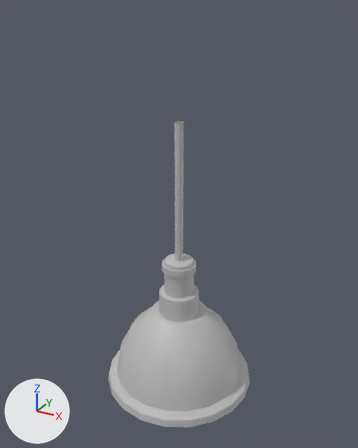
A saved change to the FBX model Assets/Art_Assets/Kitchen/SM_KitchenLight.fbx.
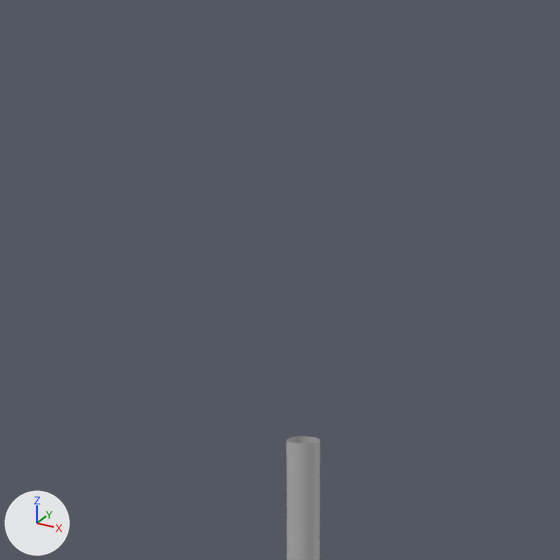
Each version is shown whole from a 50 mm lens placed at (1.66, -3.02, 0.74), pointed at (0.0, 0.0, -0.78), then close up on the part from 27% to 70% of the width and 0% to 35% of the height. The lights are fixed; the arrows at lower left show +X, +Y and +Z. Where no turn or scale is listed for an object, it has been applied to the vertices.

The older version as bpy lines, for what is in view:
```python
me_mesh = bpy.data.meshes.new('Mesh')
me_mesh.from_pydata(...)  # 501 vertices, 500 faces; spans x -0.61..0.61, y -0.61..0.61, z -2.21..0.0
me_mesh.materials.append(mat_lambert1)  # grey #bcbcbc
ob_sm_kitchenlight = bpy.data.objects.new('SM_KitchenLight', me_mesh)
ob_sm_kitchenlight.location = (0.0, 0.0, 0.0)
```
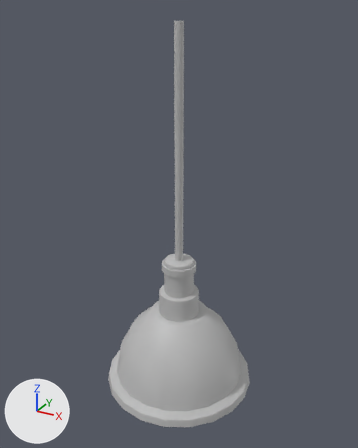
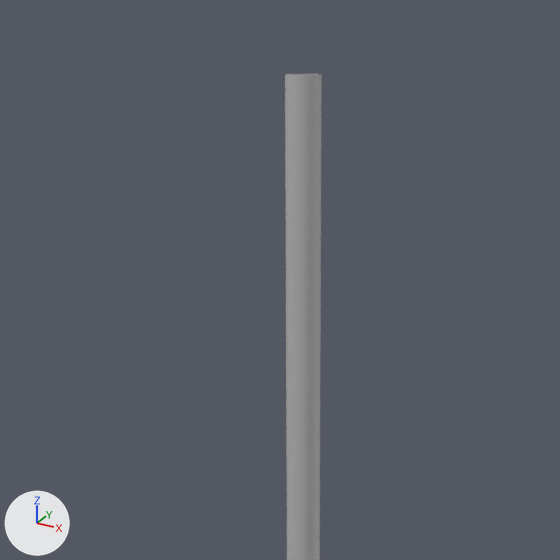
The newer file is also rescaled (x0.4), turned or shifted as a whole; pictures and numbers use the older file's frame.

Changed parts and their boxes (x1, y1, x2, y2) in the close-ups (560 x 560 px):
'SM_KitchenLight', reshaped: before (286, 436, 320, 560); after (285, 74, 322, 560)

Diff of the bpy script that builds the scene:
```diff
--- a/Assets/Art_Assets/Kitchen/SM_KitchenLight.fbx.py
+++ b/Assets/Art_Assets/Kitchen/SM_KitchenLight.fbx.py
@@ me_mesh @@
 me_mesh.from_pydata(...)  # 501 vertices, 500 faces; spans x -0.61..0.61, y -0.61..0.61, z -2.21..0.0
 # used by ob_sm_kitchenlight; location = (0.0, 0.0, 0.0)
+# me_mesh part 1: all 20 vertices in x -0.03..0.03, y -0.03..0.03, z 0.0 are moved by (0.0, 0.0, 0.65)
 me_mesh.materials.append(mat_lambert1)
```
